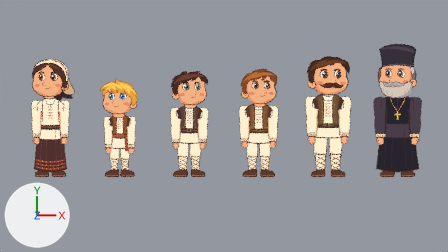
The Blender file experiments/cleopa-painea/assets/family_rigs.blend, before and after one commit.
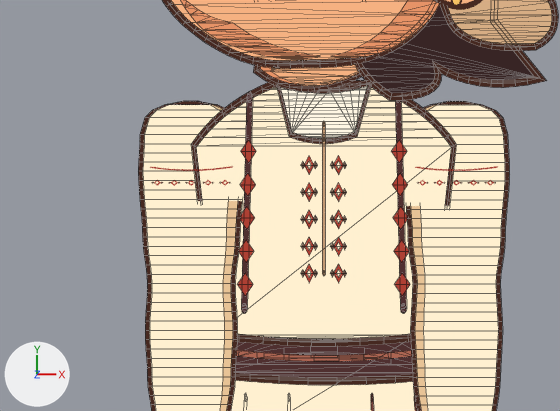
The first picture shows the older version from the file's camera 'Orthographic camera'. The close-ups show the older and then the newer version on the part from 4% to 17% of the width and 36% to 53% of the height of that picture. Only the edits that show in the close-ups are written down. The lights are fixed; the arrows at lower left show +X, +Y and +Z. The close-ups show mesh edges as thin lines.

The scene before the commit, as lines of its bpy script (objects in view):
```python
ob_mother___hair_silhouette = bpy.data.objects.new('mother / Hair silhouette', me_hair_silhouette)
ob_mother___hair_silhouette.location = (-7.75, -0.16, 0.0)
ob_mother___hair_silhouette.scale = (1.0, 1.0, 0.5)
ob_mother___mânecă_continuă___l = bpy.data.objects.new('mother / Mânecă continuă · L', me_mânecă_continuă___l)
ob_mother___mânecă_continuă___l.location = (-7.75, -0.16, 0.0)
ob_mother___mânecă_continuă___l.scale = (1.0, 1.0, 0.5)
ob_mother___mânecă_continuă___r = bpy.data.objects.new('mother / Mânecă continuă · R', me_mânecă_continuă___r)
ob_mother___mânecă_continuă___r.location = (-7.75, -0.16, 0.0)
ob_mother___mânecă_continuă___r.scale = (1.0, 1.0, 0.5)
# also in view: 'mother / Lower tunic and waist' at (-7.75, 0.04, 0.03); 'mother / Neck' at (-7.8, 1.77, 0.13); 'mother / Shirt and clothing panels' at (-7.75, 0.88, 0.09); 'mother / Face' at (-7.86, 2.31, 0.21)
```
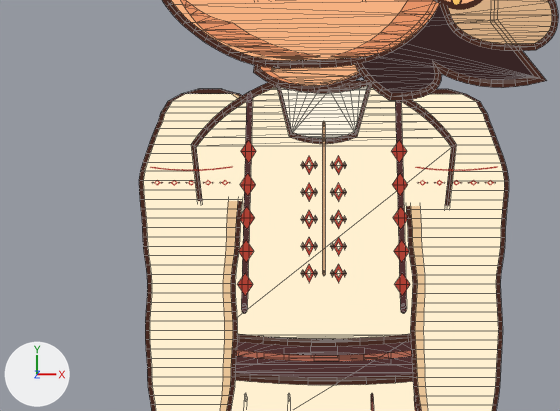
What differs and where, as boxes (x1, y1, x2, y2) in the close-ups (560 x 411 px; the box of a moved part takes in the faces that stretch with it):
'mother / Mânecă continuă · R', reshaped
    before: (138, 101, 242, 411)
    after: (139, 89, 243, 411)
'mother / Mânecă continuă · L', reshaped
    before: (406, 101, 509, 411)
    after: (406, 89, 509, 411)
part 1 of me_mânecă_continuă___r, moved or reshaped
    before: (138, 101, 224, 181)
    after: (139, 89, 243, 181)
part 2 of me_mânecă_continuă___l, moved or reshaped
    before: (424, 101, 509, 181)
    after: (412, 89, 509, 181)

The change, as a diff of the scene's bpy script:
```diff
--- a/experiments/cleopa-painea/assets/family_rigs.blend.py
+++ b/experiments/cleopa-painea/assets/family_rigs.blend.py
@@ me_mânecă_continuă___r @@
 # used by ob_mother___mânecă_continuă___r; location = (-7.75, -0.16, 0.0); scale = (1.0, 1.0, 0.5)
-me_mânecă_continuă___r.from_pydata(...)  # 225 vertices, 176 faces; spans x -0.86..-0.37, y -0.12..1.56, z 0.1..0.66
+me_mânecă_continuă___r.from_pydata(...)  # 235 vertices, 184 faces; spans x -0.86..-0.3, y -0.12..1.61, z 0.1..0.66
+# me_mânecă_continuă___r part 1: 30 vertices moved from x -0.86..-0.37, y 1.23..1.54, z 0.1..0.11 to x -0.83..-0.3, y 1.23..1.56, z 0.1..0.11; 18 vertices removed from x -0.86..-0.37, y 1.23..1.56, z 0.1..0.11; 28 vertices added at x -0.85..-0.31, y 1.23..1.61, z 0.1..0.11
 me_mânecă_continuă___r.materials.append(mat_ink_462921)
@@ me_mânecă_continuă___l @@
 # used by ob_mother___mânecă_continuă___l; location = (-7.75, -0.16, 0.0); scale = (1.0, 1.0, 0.5)
-me_mânecă_continuă___l.from_pydata(...)  # 225 vertices, 176 faces; spans x 0.37..0.86, y -0.12..1.56, z 0.09..0.59
+me_mânecă_continuă___l.from_pydata(...)  # 235 vertices, 184 faces; spans x 0.3..0.86, y -0.12..1.61, z 0.09..0.59
+# me_mânecă_continuă___l part 2: 30 vertices moved from x 0.37..0.86, y 1.23..1.54, z 0.09 to x 0.3..0.83, y 1.23..1.56, z 0.09; 18 vertices removed from x 0.37..0.86, y 1.23..1.56, z 0.09; 28 vertices added at x 0.31..0.85, y 1.23..1.61, z 0.09
 me_mânecă_continuă___l.materials.append(mat_ink_462921)
```
